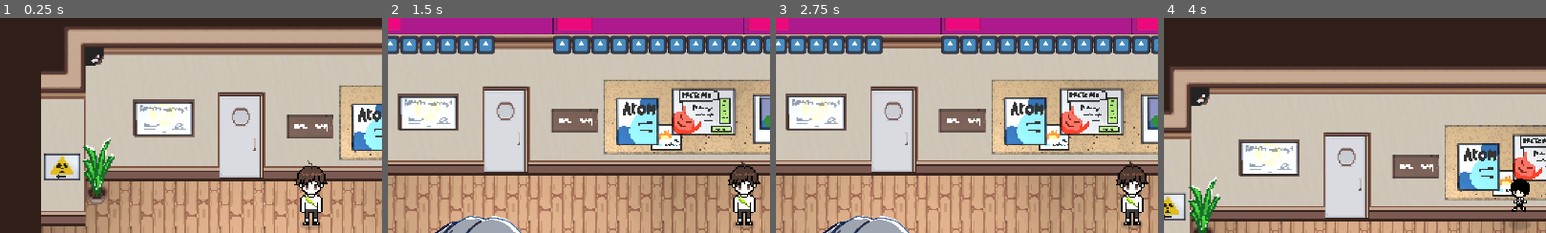
Above: before the commit, frames 1-4 (left to right).
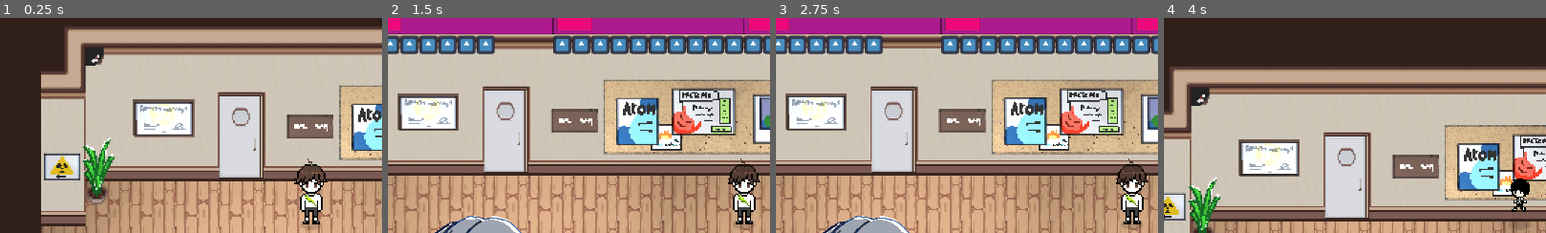
Above: after the commit, the same moments.

Repository: alfaarizi/godot-core
Game: Godot game, scene res://game_controller.tscn
The game is run twice, just before and just after one commit, with the same random seed, the same clock (stepped at 60 frames per second) and the same inputs. The engine's default icon, where the game draws it, is replaced by a stand-in: a white triangle on a blue panel in a dark square. Sound files missing from this copy of the repository are replaced by a short silence.
Inputs:
- Up to frame 1 (0.25 s): no input
- Up to frame 2 (1.5 s): tap Enter at 0.5 s; hold Right (move_right) 0.53-1.28 s; tap Z (interact) at 0.6 s; hold Down (move_down) from 1.28 s (still down); tap X (player_selection) at 1.35 s
- Up to frame 3 (2.75 s): tap Space at 2 s; release Down (move_down) at 2.03 s; hold Right (move_right) from 2.03 s (still down); tap Z (interact) at 2.1 s
- Up to frame 4 (4 s): tap Enter at 2.75 s; release Right (move_right) at 2.78 s; hold Up (move_up) 2.78-3.53 s; tap X (player_selection) at 2.85 s; hold Left (move_left) from 3.53 s (still down); tap Z (interact) at 3.6 s
The pictures show only the part of the screen within x 3-53%, y 6-56%; the shares and areas given below are measured in that part.

The runs differ from the first frame. In frame 1, 0.6% of the frame differs, in the area x 77-86%, y 65-97%; in frame 2, 0.6%; in frame 3, 0.6%; in frame 4, nothing differs.

Commit message:
fixed and added bro's up and down sprite
The sprite has been adjusted accordingly and the animatedsprite2d has been updated to match it. Only up and down sprites for now, right and left are still being cooked.

Diff:
--- a/characters/player/player.tscn
+++ b/characters/player/player.tscn
@@ -3,9 +3,9 @@
 [ext_resource type="Script" path="res://characters/player/player.gd" id="1_nf707"]
 [ext_resource type="Texture2D" uid="uid://j8eydamv4jnp" path="res://assets/sprites/player/shadow.png" id="2_78tfa"]
 [ext_resource type="Texture2D" uid="uid://bdlasiu5spifl" path="res://assets/sprites/player/footprint_particles.png" id="3_gk2r0"]
-[ext_resource type="Texture2D" uid="uid://chfgwamf5md7e" path="res://assets/sprites/player/movement_sheet2/brodown2.png" id="4_3fsfs"]
+[ext_resource type="Texture2D" uid="uid://nk3e1alkl8vc" path="res://assets/sprites/player/movement_sheet2/brodown.png" id="4_t2p8q"]
 [ext_resource type="Texture2D" uid="uid://b830conwpuvhx" path="res://assets/sprites/player/movement_sheet1/right3.png" id="5_7jcbx"]
-[ext_resource type="Texture2D" uid="uid://k7fja0ydbd8g" path="res://assets/sprites/player/movement_sheet2/broup2.png" id="6_fv5gw"]
+[ext_resource type="Texture2D" uid="uid://bq112tw3dsc23" path="res://assets/sprites/player/movement_sheet2/broup.png" id="6_cod8b"]
 [ext_resource type="Script" path="res://characters/cutscene_sprite.gd" id="7_43wkp"]
 [ext_resource type="PackedScene" uid="uid://bln04fcnkpha8" path="res://characters/dynamic_bounds_camera.tscn" id="9_geyl2"]
 
@@ -36,20 +36,20 @@
 scale_curve = SubResource("CurveTexture_56bot")
 alpha_curve = SubResource("CurveTexture_kswdy")
 
-[sub_resource type="AtlasTexture" id="AtlasTexture_q5a5s"]
-atlas = ExtResource("4_3fsfs")
+[sub_resource type="AtlasTexture" id="AtlasTexture_1f2ff"]
+atlas = ExtResource("4_t2p8q")
 region = Rect2(32, 0, 32, 48)
 
-[sub_resource type="AtlasTexture" id="AtlasTexture_lffpa"]
-atlas = ExtResource("4_3fsfs")
+[sub_resource type="AtlasTexture" id="AtlasTexture_eygvb"]
+atlas = ExtResource("4_t2p8q")
 region = Rect2(0, 0, 32, 48)
 
-[sub_resource type="AtlasTexture" id="AtlasTexture_gte32"]
-atlas = ExtResource("4_3fsfs")
+[sub_resource type="AtlasTexture" id="AtlasTexture_0hiua"]
+atlas = ExtResource("4_t2p8q")
 region = Rect2(96, 0, 32, 48)
 
-[sub_resource type="AtlasTexture" id="AtlasTexture_1o46g"]
-atlas = ExtResource("4_3fsfs")
+[sub_resource type="AtlasTexture" id="AtlasTexture_6henu"]
+atlas = ExtResource("4_t2p8q")
 region = Rect2(64, 0, 32, 48)
 
 [sub_resource type="AtlasTexture" id="AtlasTexture_xqc4j"]
@@ -64,36 +64,36 @@
 atlas = ExtResource("5_7jcbx")
 region = Rect2(96, 0, 32, 32)
 
-[sub_resource type="AtlasTexture" id="AtlasTexture_qen73"]
-atlas = ExtResource("6_fv5gw")
+[sub_resource type="AtlasTexture" id="AtlasTexture_fhpuo"]
+atlas = ExtResource("6_cod8b")
 region = Rect2(32, 0, 32, 48)
 
-[sub_resource type="AtlasTexture" id="AtlasTexture_sbw72"]
-atlas = ExtResource("6_fv5gw")
+[sub_resource type="AtlasTexture" id="AtlasTexture_shc8f"]
+atlas = ExtResource("6_cod8b")
 region = Rect2(0, 0, 32, 48)
 
-[sub_resource type="AtlasTexture" id="AtlasTexture_8qytu"]
-atlas = ExtResource("6_fv5gw")
+[sub_resource type="AtlasTexture" id="AtlasTexture_1ugni"]
+atlas = ExtResource("6_cod8b")
 region = Rect2(96, 0, 32, 48)
 
-[sub_resource type="AtlasTexture" id="AtlasTexture_18lxd"]
-atlas = ExtResource("6_fv5gw")
+[sub_resource type="AtlasTexture" id="AtlasTexture_emsg2"]
+atlas = ExtResource("6_cod8b")
 region = Rect2(64, 0, 32, 48)
 
 [sub_resource type="SpriteFrames" id="SpriteFrames_to2om"]
 animations = [{
 "frames": [{
 "duration": 1.0,
-"texture": SubResource("AtlasTexture_q5a5s")
+"texture": SubResource("AtlasTexture_1f2ff")
 }, {
 "duration": 1.0,
-"texture": SubResource("AtlasTexture_lffpa")
+"texture": SubResource("AtlasTexture_eygvb")
 }, {
 "duration": 1.0,
-"texture": SubResource("AtlasTexture_gte32")
+"texture": SubResource("AtlasTexture_0hiua")
 }, {
 "duration": 1.0,
-"texture": SubResource("AtlasTexture_1o46g")
+"texture": SubResource("AtlasTexture_6henu")
 }],
 "loop": true,
 "name": &"move_down",
@@ -171,8 +171,6 @@
 position = Vector2(0, -24)
 sprite_frames = SubResource("SpriteFrames_to2om")
 animation = &"move_down"
-frame = 1
-frame_progress = 0.852954
 script = ExtResource("7_43wkp")
 metadata/_edit_lock_ = true
 
Binary file added: assets/sprites/player/movement_sheet2/brodown.png
Not shown, changed: assets/sprites/player/movement_sheet2/brodown.png.import
Binary file removed: assets/sprites/player/movement_sheet2/brodown2.png
Binary file added: assets/sprites/player/movement_sheet2/broup.png
Not shown, changed: assets/sprites/player/movement_sheet2/broup.png.import
Binary file removed: assets/sprites/player/movement_sheet2/broup2.png
Not shown: 1 places in characters/player/player.tscn that only renumber resources
